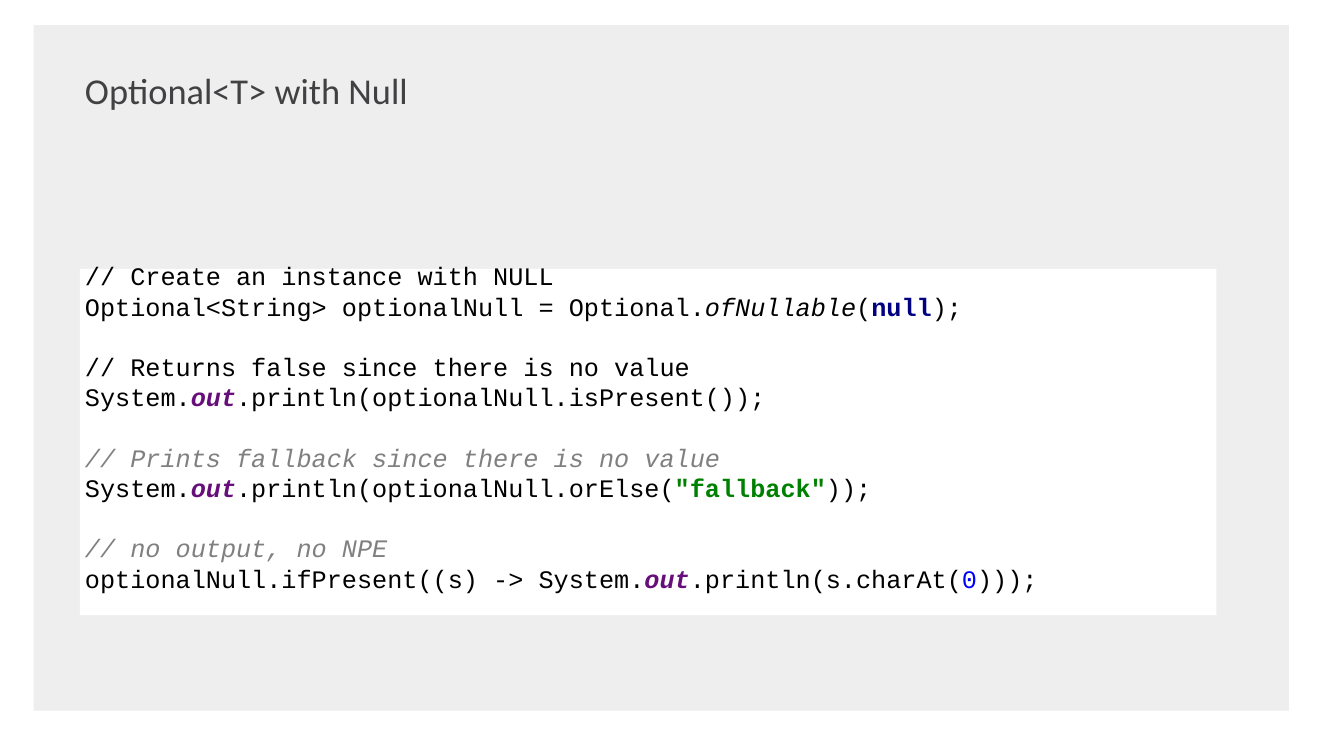
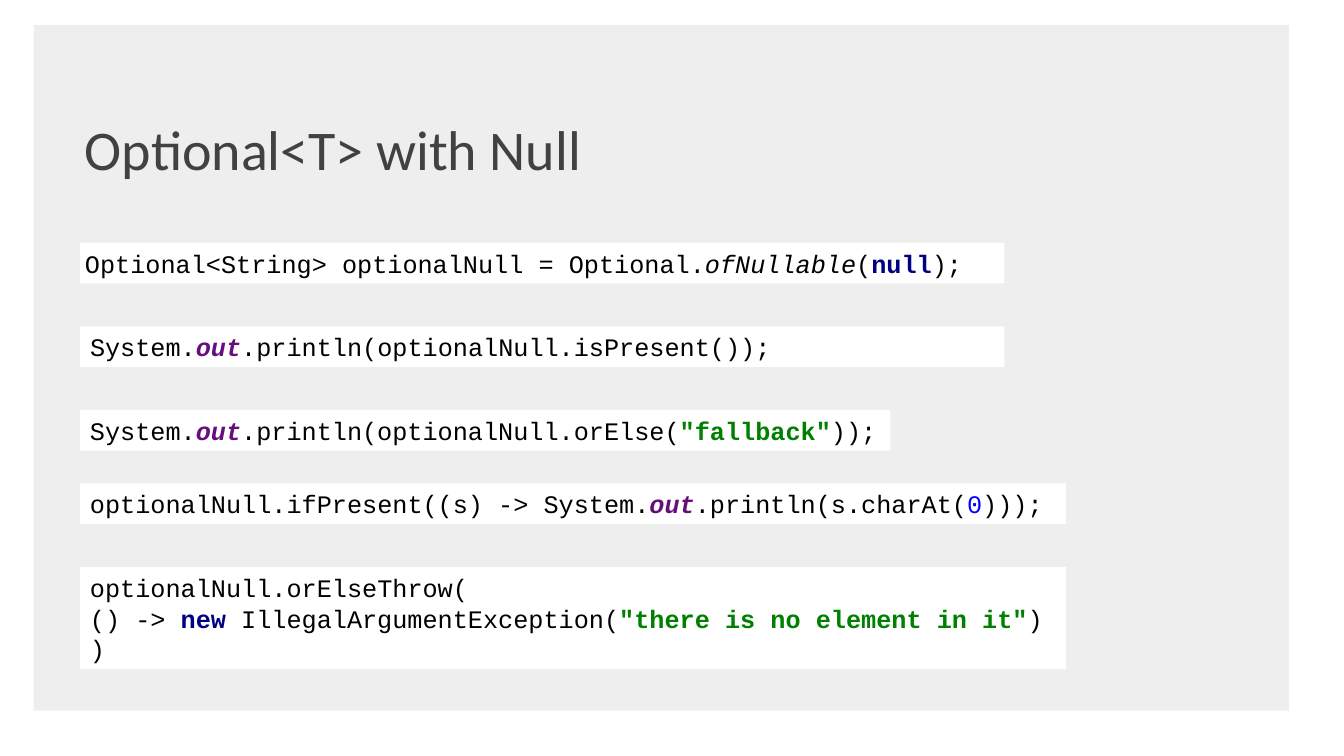
Before and after one commit to shaojie-xu-kp/Java8_lunch_learn, a slide deck: slide 38 of Java 8 & TDP.pptx. Drawn at 1344x756 pixels with LibreOffice and Linux fonts; fonts in the diff are those of the drawing; background and template pictures are left out. Boxes give left, top, right and bottom in pixels: in the first picture for what was removed or moved away, otherwise in the second. Text is boxed around its words. In the diff, an @@ line names an element or a change of style, - is before the commit and + after.

```diff
--- a/Java 8 & TDP.pptx
+++ b/Java 8 & TDP.pptx
@@ text "Optional<T> with Null": place and size @@
-text "Optional<T> with Null" at [85, 78, 407, 110]
+text "Optional<T> with Null" at [85, 131, 581, 179]
@@ text "Optional<T> with Null" at [85, 131, 581, 179]: size 26 to 40 pt @@
@@ rectangle "Optional<String> optionalNull = Optional.ofNullable(null);": place and size @@
-rectangle "Optional<String> optionalNull = Optional.ofNullable(null);" at [80, 269, 1216, 615]
+rectangle "Optional<String> optionalNull = Optional.ofNullable(null);" at [80, 243, 1004, 283]
@@ text in rectangle at [130, 267, 553, 286]: paragraph removed @@
-// Create an instance with NULL
@@ rectangle added at [80, 327, 1004, 367], fill #FFFFFF, 18 pt, text #000000 @@
+System.out.println(optionalNull.isPresent());
@@ text in rectangle at [85, 358, 1038, 594]: paragraphs removed @@
-// Returns false since there is no value
-System.out.println(optionalNull.isPresent());
-// Prints fallback since there is no value
-System.out.println(optionalNull.orElse("fallback"));
-// no output, no NPE
-optionalNull.ifPresent((s) -> System.out.println(s.charAt(0)));
@@ rectangle added at [80, 410, 890, 451], fill #FFFFFF, 18 pt, text #000000 @@
+System.out.println(optionalNull.orElse("fallback"));
@@ rectangle added at [80, 484, 1066, 524], fill #FFFFFF, 18 pt, text #000000 @@
+optionalNull.ifPresent((s) -> System.out.println(s.charAt(0)));
@@ rectangle added at [80, 568, 1066, 669], fill #FFFFFF, 18 pt, text #000000 @@
+optionalNull.orElseThrow(
+() -> new IllegalArgumentException("there is no element in it")
+)
```
Also in this commit, not shown: 8 other slides changed, 1 other file.
